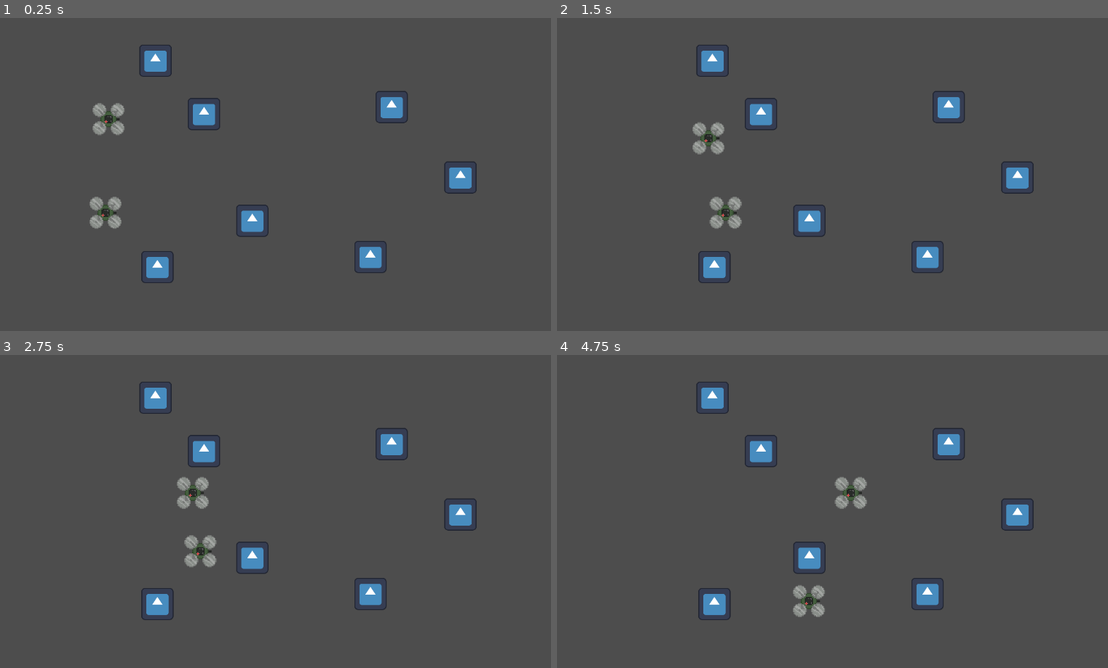
Above: before the commit, frames 1-4 (two rows, left to right).
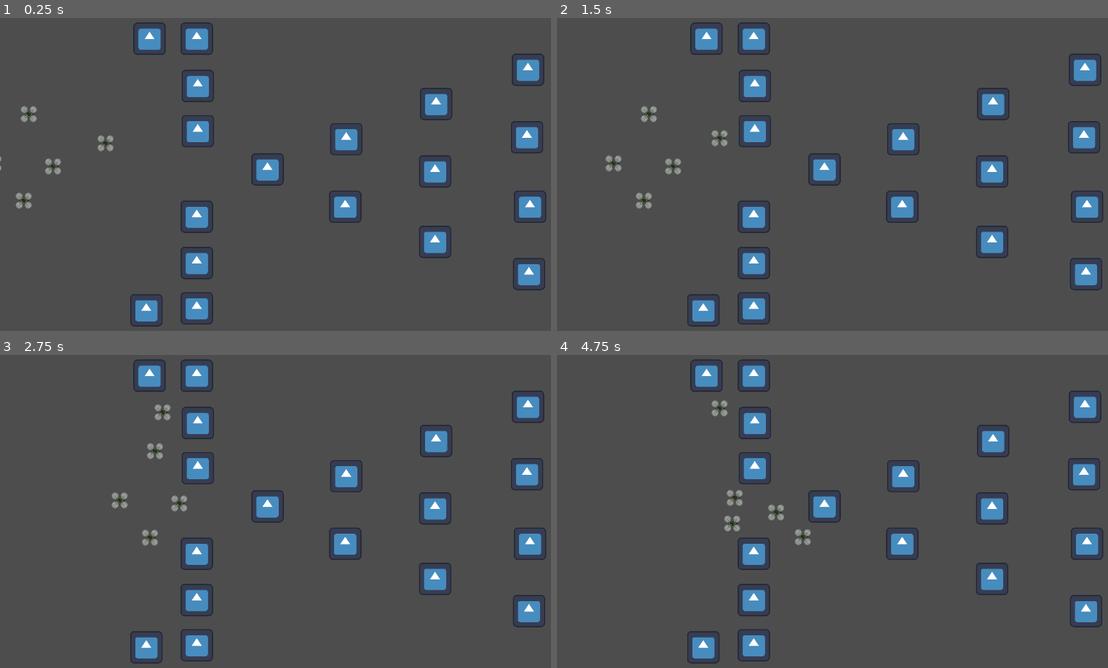
Above: after the commit, the same moments.

Repository: MRRP-lab/cluttered-navigation
Game: Godot game, scene res://scenes/field.tscn
The game is run twice, just before and just after one commit, with the same random seed, the same clock (stepped at 60 frames per second) and the same inputs. The engine's default icon, where the game draws it, is replaced by a stand-in: a white triangle on a blue panel in a dark square.
Inputs:
- Up to frame 1 (0.25 s): no input
- Up to frame 2 (1.5 s): no input
- Up to frame 3 (2.75 s): no input
- Up to frame 4 (4.75 s): no input

The runs differ from the first frame. In frame 1, 10% of the frame differs, in the area x 0-100%, y 1-99%; in frame 2, 10%; in frame 3, 9.8%; in frame 4, 10%, in the area x 23-100%, y 1-99%.

Commit message:
Add Godot .gitignore. Create testing plinko board. Modify drone scene to exhibit random walk behavior.

Diff:
--- a/pinko-drones/scenes/field.tscn
+++ b/pinko-drones/scenes/field.tscn
@@ -8,34 +8,79 @@
 [node name="Camera2D" type="Camera2D" parent="."]
 zoom = Vector2(2, 2)
 
-[node name="Drone1" parent="." instance=ExtResource("1_7puak")]
-position = Vector2(-196, 38)
+[node name="Obstacles_group" type="Node2D" parent="."]
+
+[node name="StaticBody2D" parent="Obstacles_group" instance=ExtResource("3_0r5mg")]
+position = Vector2(-93, 133)
+
+[node name="StaticBody2D8" parent="Obstacles_group" instance=ExtResource("3_0r5mg")]
+position = Vector2(-93, 42)
+
+[node name="StaticBody2D9" parent="Obstacles_group" instance=ExtResource("3_0r5mg")]
+position = Vector2(-143, 135)
+
+[node name="StaticBody2D10" parent="Obstacles_group" instance=ExtResource("3_0r5mg")]
+position = Vector2(-92, -43)
+
+[node name="StaticBody2D11" parent="Obstacles_group" instance=ExtResource("3_0r5mg")]
+position = Vector2(-92, -88)
+
+[node name="StaticBody2D2" parent="Obstacles_group" instance=ExtResource("3_0r5mg")]
+position = Vector2(-93, -135)
+
+[node name="StaticBody2D3" parent="Obstacles_group" instance=ExtResource("3_0r5mg")]
+position = Vector2(-23, -5)
+
+[node name="StaticBody2D5" parent="Obstacles_group" instance=ExtResource("3_0r5mg")]
+position = Vector2(-93, 88)
+
+[node name="StaticBody2D6" parent="Obstacles_group" instance=ExtResource("3_0r5mg")]
+position = Vector2(55, -35)
+
+[node name="StaticBody2D7" parent="Obstacles_group" instance=ExtResource("3_0r5mg")]
+position = Vector2(54, 32)
+
+[node name="StaticBody2D15" parent="Obstacles_group" instance=ExtResource("3_0r5mg")]
+position = Vector2(235, -104)
+
+[node name="StaticBody2D16" parent="Obstacles_group" instance=ExtResource("3_0r5mg")]
+position = Vector2(234, -37)
+
+[node name="StaticBody2D17" parent="Obstacles_group" instance=ExtResource("3_0r5mg")]
+position = Vector2(237, 32)
+
+[node name="StaticBody2D18" parent="Obstacles_group" instance=ExtResource("3_0r5mg")]
+position = Vector2(236, 99)
+
+[node name="StaticBody2D14" parent="Obstacles_group" instance=ExtResource("3_0r5mg")]
+position = Vector2(143, 67)
+
+[node name="StaticBody2D12" parent="Obstacles_group" instance=ExtResource("3_0r5mg")]
+position = Vector2(144, -70)
+
+[node name="StaticBody2D13" parent="Obstacles_group" instance=ExtResource("3_0r5mg")]
+position = Vector2(143, -3)
+
+[node name="StaticBody2D4" parent="Obstacles_group" instance=ExtResource("3_0r5mg")]
+position = Vector2(-140, -135)
+
+[node name="Drones_Group" type="Node2D" parent="."]
+
+[node name="Drone1" parent="Drones_Group" instance=ExtResource("1_7puak")]
+position = Vector2(-248, -8)
 motion_mode = 1
 move_speed = 50.0
 
-[node name="Drone2" parent="." instance=ExtResource("1_7puak")]
-position = Vector2(-193, -55)
+[node name="Drone2" parent="Drones_Group" instance=ExtResource("1_7puak")]
+position = Vector2(-196, -31)
 motion_mode = 1
 move_speed = 50.0
-avoid_probability = 1.0
 
-[node name="StaticBody2D" parent="." instance=ExtResource("3_0r5mg")]
-position = Vector2(-38, 46)
+[node name="Drone" parent="Drones_Group" instance=ExtResource("1_7puak")]
+position = Vector2(-272, -60)
 
-[node name="StaticBody2D2" parent="." instance=ExtResource("3_0r5mg")]
-position = Vector2(-86, -60)
+[node name="Drone3" parent="Drones_Group" instance=ExtResource("1_7puak")]
+position = Vector2(-307, -11)
 
-[node name="StaticBody2D3" parent="." instance=ExtResource("3_0r5mg")]
-position = Vector2(79, 82)
-
-[node name="StaticBody2D4" parent="." instance=ExtResource("3_0r5mg")]
-position = Vector2(-134, -113)
-
-[node name="StaticBody2D5" parent="." instance=ExtResource("3_0r5mg")]
-position = Vector2(-132, 92)
-
-[node name="StaticBody2D6" parent="." instance=ExtResource("3_0r5mg")]
-position = Vector2(100, -67)
-
-[node name="StaticBody2D7" parent="." instance=ExtResource("3_0r5mg")]
-position = Vector2(168, 3)
+[node name="Drone4" parent="Drones_Group" instance=ExtResource("1_7puak")]
+position = Vector2(-277, 26)
--- a/pinko-drones/scenes/plinko_drone.tscn
+++ b/pinko-drones/scenes/plinko_drone.tscn
@@ -19,7 +19,10 @@
 size = Vector2(42, 4)
 
 [node name="Drone" type="CharacterBody2D"]
+scale = Vector2(0.5, 0.5)
 script = ExtResource("1_bxgiq")
+move_speed = 50.0
+avoid_probability = 0.5
 
 [node name="CollisionShape2D" type="CollisionShape2D" parent="."]
 shape = SubResource("CircleShape2D_d6ama")
--- a/pinko-drones/scripts/plinko_drone.gd
+++ b/pinko-drones/scripts/plinko_drone.gd
@@ -5,12 +5,13 @@
 @export var move_speed: float
 
 # float for turning left or right. Left is 0, Right is 1
+# Equal probability of either direction is 0.5
 @export_range(0, 1, 0.01, "suffix:%") var avoid_probability: float
 
 # scanners for obstacles.
 # detector one monitors if the drone is about to hit an obstacle.
 # detector 2 makes sure the drone won't crash into the same obstacle again after avoiding it.
-# detector 3 makes sure the drone won't crash going sideways
+# detectors 3 and 4 makes sure the drone won't crash going sideways
 @onready var detector: Area2D = $detector
 @onready var detector_2: Area2D = $detector2
 @onready var detector_3: Area2D = $detector3
@@ -76,7 +77,8 @@
 	set_velocity(Vector2(0,0))
 
 	# set a random direction based on the probability
-	direction = 1 if randf() < avoid_probability else -1
+	var rng = randf()
+	direction = 1 if rng < avoid_probability else -1
 
 	current_state = states.AVOIDING
 
Not shown: 1 places in pinko-drones/scenes/plinko_drone.tscn that only renumber resources
Not shown, added: pinko-drones/scripts/plinko_drone.gd.uid
Not shown, added: .gitignore
